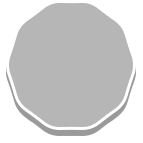
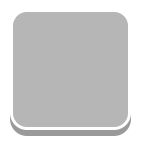
The second 143x143 image is a revision of the first. Changes to its layers:
hid "9" (1st of 3, in "3.0") over left=6, top=3, right=136, bottom=130
showed "3" (1st of 3, in "3.0"), painted on it over left=6, top=3, right=136, bottom=132
hid "7" (3rd of 3, in "2.0") over left=6, top=6, right=136, bottom=136
